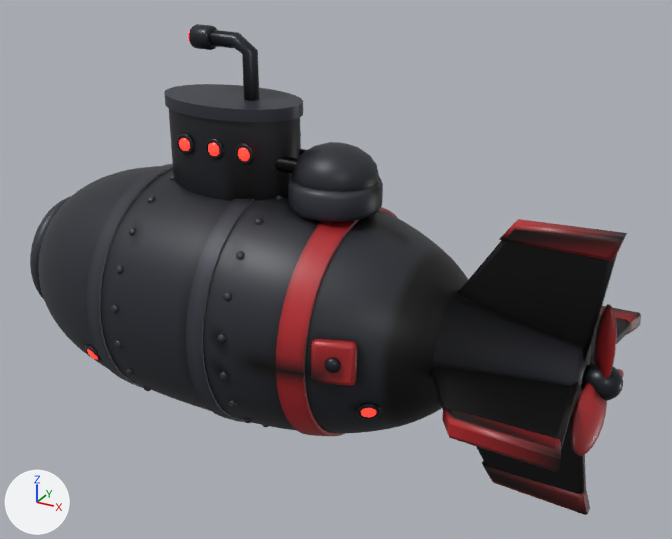
Two versions of the glTF model models-src/enemy_gunner.glb, one commit apart.
The view is the same before and after, from a 50 mm camera at (3.4, -4.94, 2.82) aimed at (0.63, 0.09, 0.3). Arrows for +X, +Y and +Z are at lower left; the lights stay in place. The picture after the commit comes second. Where no turn or scale is listed for an object, it has been applied to the vertices. Vertices at exactly the same position are counted once.

In view in the first picture: 'enemy_gunner_body', 'propeller.003'.
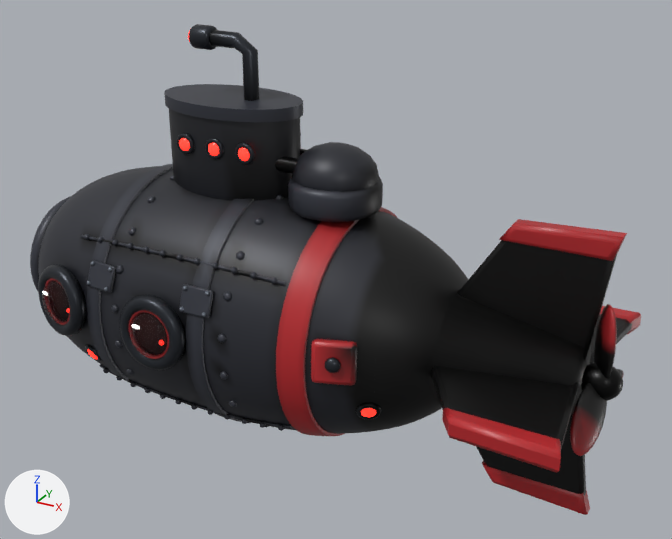
Boxes [x1, y1, x2, y2] around the edits, measured in the pictures (672 x 539 px):
'side_detail.001', added: after [38, 234, 292, 431]
    faces in mat_gunmetal: [38, 265, 185, 370]
    faces in mat_enemy_plate: [81, 234, 292, 431]
    faces in mat_enemy_cockpit: [52, 281, 167, 354]
    faces in mat_enemy_red: [44, 279, 169, 359]
    faces in mat_steel: [87, 261, 210, 317]
part 1 of me_enemy_gunner_body, recoloured: [36, 168, 641, 515] in both
part 2 of me_propeller_003, recoloured: [570, 304, 624, 456] in both

What changed in the scene script:
```text
Change me_enemy_gunner_body:
    used by ob_enemy_gunner_body; location = (0.0, 0.0, 0.0)
    remove me_enemy_gunner_body.from_pydata(...)  # 11399 vertices, 22296 faces; spans x -1.95..2.5, y -0.93..0.93, z -0.93..1.85
    add me_enemy_gunner_body.from_pydata(...)  # 12755 vertices, 24888 faces; spans x -1.95..2.5, y -0.93..0.93, z -0.93..1.85
    me_enemy_gunner_body part 1: 9095 kept faces spanning x -1.9..2.5, y -0.93..0.93, z -0.93..1.84 get new vertex colours
    edits to the shape of me_enemy_gunner_body do not show in these pictures
Change me_propeller_003:
    where me_propeller_003.from_pydata(...)  # 800 vertices, 1580 faces; spans x -0.17..0.129, y -0.438..0.438, z -0.277..0.501
    used by ob_propeller_003; location = (2.465, 0.0, 0.0)
    me_propeller_003 part 2: 1212 kept faces spanning x -0.17..0.129, y -0.438..0.438, z -0.277..0.501 get new vertex colours
Add me_side_detail_001:
    me_side_detail_001.from_pydata(...)  # 7956 vertices, 15344 faces; spans x -1.27..0.68, y -0.99..0.99, z -0.6..0.56
    # faces by material slot: [368, 320, 2240, 1792, 3840, 1440, 320, 5024]
    me_side_detail_001.materials.append(mat_enemy_cockpit)
    me_side_detail_001.materials.append(mat_enemy_light)
    me_side_detail_001.materials.append(mat_gunmetal)
    me_side_detail_001.materials.append(mat_enemy_red)
    me_side_detail_001.materials.append(mat_steel)
    me_side_detail_001.materials.append(mat_enemy_glass)
    me_side_detail_001.materials.append(mat_eye_shine)
    me_side_detail_001.materials.append(mat_enemy_plate)
Add ob_side_detail_001:
    ob_side_detail_001 = bpy.data.objects.new('side_detail.001', me_side_detail_001)
    ob_side_detail_001.location = (0.0, 0.0, 0.0)
```
